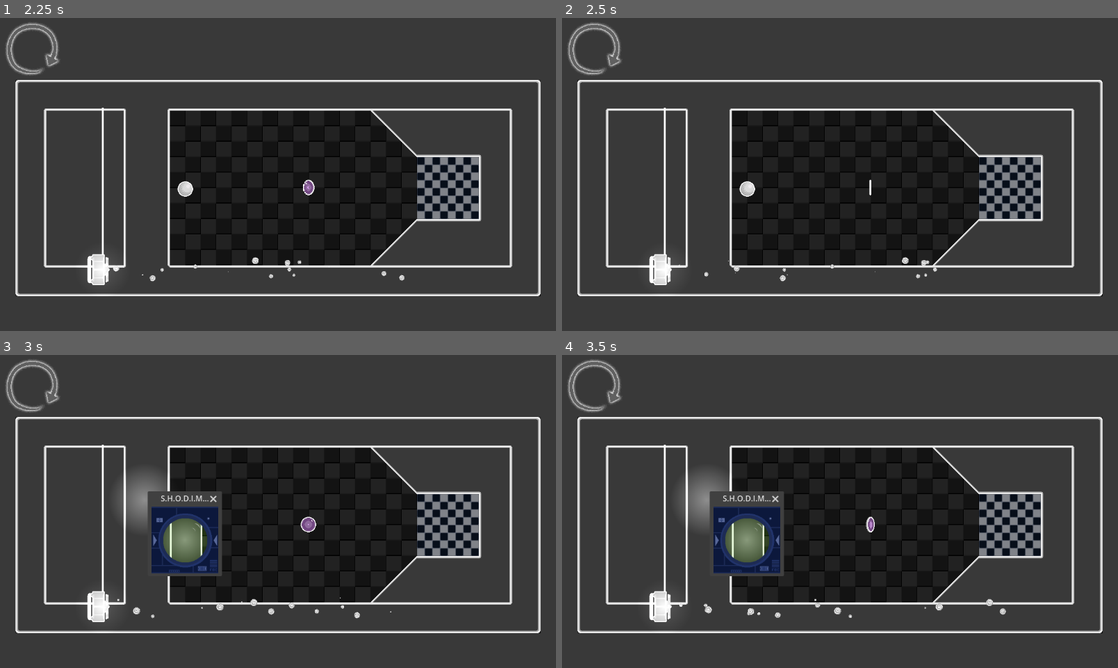
Above: before the commit, frames 1-4 (two rows, left to right).
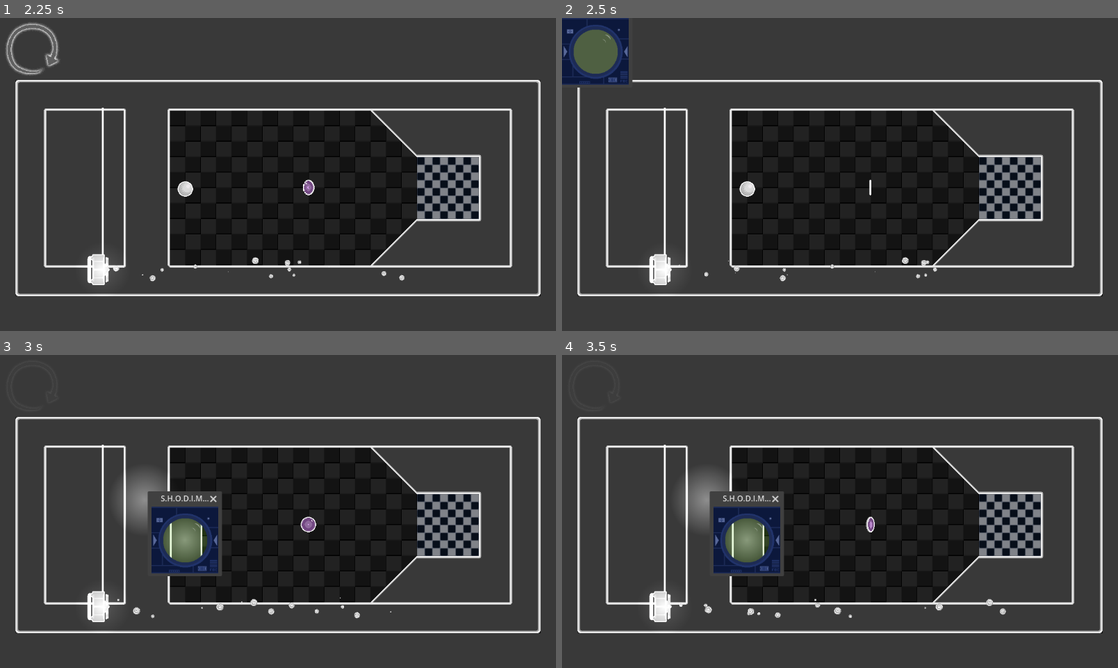
Above: after the commit, the same moments.

Repository: corpusCallosotomy/jamfest2024
Game: Godot game, scene res://scenes/menus/Menu.tscn
Same seed, same stepped clock (60 frames per second), same inputs: the game is played once before the commit and once after it. The engine's default icon, where the game draws it, is replaced by a stand-in: a white triangle on a blue panel in a dark square.
Inputs (mouse positions are in pixels of both pictures, inside the frame that each line leads up to):
- Up to frame 1 (2.25 s): click (55, 187) at 0.5 s; click (144, 174) at 1.25 s; click (33, 49) at 2 s
- Up to frame 2 (2.5 s): no input
- Up to frame 3 (3 s): click (33, 386) at 2.75 s
- Up to frame 4 (3.5 s): no input

Frame 1 is identical in both runs. In frame 2, 2.5% of the frame differs, in the area x 0-13%, y 0-23%; in frame 3, 0.6%; in frame 4, 0.6%.

Commit message:
life is a nightmare
we have not fixed the bug but did build the nva from the ground up

Diff:
--- a/scenes/ball.tscn
+++ b/scenes/ball.tscn
@@ -11,7 +11,7 @@
 z_index = 3
 gravity_scale = 0.0
 contact_monitor = true
-max_contacts_reported = 4
+max_contacts_reported = 16
 linear_damp = 0.5
 script = ExtResource("1_l66w0")
 
--- a/scenes/fan.tscn
+++ b/scenes/fan.tscn
@@ -42,7 +42,6 @@
 texture = ExtResource("2_c3t2x")
 
 [node name="CollisionShape2D" type="CollisionShape2D" parent="Area2D"]
-visible = false
 position = Vector2(99.25, 0)
 shape = SubResource("RectangleShape2D_jvy4l")
 
@@ -77,5 +76,4 @@
 theme_override_styles/slider = SubResource("StyleBoxLine_d5tvb")
 value = 50.0
 
-
 [connection signal="value_changed" from="VSlider" to="." method="_on_v_slider_value_changed"]
--- a/scenes/levels/level_1.tscn
+++ b/scenes/levels/level_1.tscn
@@ -4,7 +4,6 @@
 [ext_resource type="TileSet" uid="uid://d2c752v8cxt3e" path="res://Ethan Contributions/assets/tilesets/walltiles.tres" id="2_0udjk"]
 [ext_resource type="PackedScene" uid="uid://dwqtxc4608rsh" path="res://scenes/ball.tscn" id="3_bkyjv"]
 [ext_resource type="PackedScene" uid="uid://3jqgvtuyggbp" path="res://scenes/fan.tscn" id="4_uoe5l"]
-[ext_resource type="PackedScene" uid="uid://weyi04tb1lql" path="res://scenes/finish.tscn" id="5_bon2n"]
 [ext_resource type="PackedScene" uid="uid://bo3browincqpy" path="res://scenes/Collectible.tscn" id="6_dwbps"]
 
 [node name="Level0" instance=ExtResource("1_wm8j4")]
--- a/scenes/levels/level_2.tscn
+++ b/scenes/levels/level_2.tscn
@@ -8,6 +8,7 @@
 [ext_resource type="PackedScene" uid="uid://bo3browincqpy" path="res://scenes/Collectible.tscn" id="8_j4uo1"]
 
 [node name="Level0" instance=ExtResource("1_xmkjo")]
+nextLevelAddress = "level_1"
 
 [node name="CanvasModulate" parent="." index="1"]
 visible = false
--- a/scenes/levels/levelscript.gd
+++ b/scenes/levels/levelscript.gd
@@ -5,7 +5,7 @@
 @export var nextLevelAddress: String = "level_2"
 var fullNextScene : PackedScene
 
-var nightVisionArray = preload("res://scenes/night_vision.tscn")
+var nightVisionArray = preload("res://scenes/nightvisionarray_healed.tscn")
 @export var NV_start_position : Vector2
 
 var NVGinstance : Node
--- /dev/null
+++ b/scenes/nightvisionarray_healed.tscn
@@ -0,0 +1,42 @@
+[gd_scene load_steps=5 format=3 uid="uid://xmqt62xgt4gl"]
+
+[ext_resource type="Script" path="res://scripts/cameras/NightVisionArray.gd" id="1_5pdwt"]
+[ext_resource type="Texture2D" uid="uid://bmlbbgjwqy5of" path="res://sprites/CameraOverlayPixelArt.png" id="2_g1ple"]
+[ext_resource type="Script" path="res://scripts/cameras/smartCamera.gd" id="3_n1o1g"]
+[ext_resource type="Texture2D" uid="uid://7ebxnxjhx2r1" path="res://sprites/2d_lights_and_shadows_neutral_point_light.webp" id="5_bcsdu"]
+
+[node name="nightvisionarray_Healed" type="Node2D"]
+script = ExtResource("1_5pdwt")
+
+[node name="NightVision" type="Window" parent="."]
+title = "S.H.O.D.I.M.E"
+size = Vector2i(200, 200)
+unresizable = true
+always_on_top = true
+
+[node name="Sprite2D" type="Sprite2D" parent="NightVision"]
+centered = false
+
+[node name="ColorRect" type="ColorRect" parent="NightVision"]
+offset_right = 200.0
+offset_bottom = 200.0
+color = Color(0.376471, 0.870588, 0, 0.137255)
+
+[node name="CamOverlay" type="Sprite2D" parent="NightVision"]
+texture = ExtResource("2_g1ple")
+centered = false
+
+[node name="SubViewport" type="SubViewport" parent="."]
+size = Vector2i(200, 200)
+
+[node name="Camera2D" type="Camera2D" parent="SubViewport" node_paths=PackedStringArray("myWindow")]
+script = ExtResource("3_n1o1g")
+myWindow = NodePath("../../NightVision")
+
+[node name="PointLight2D" type="PointLight2D" parent="SubViewport/Camera2D"]
+energy = 1.5
+texture = ExtResource("5_bcsdu")
+texture_scale = 0.6
+
+[node name="AudioListener2D" type="AudioListener2D" parent="SubViewport/Camera2D"]
+current = true
--- a/scripts/cameras/NightVisionArray.gd
+++ b/scripts/cameras/NightVisionArray.gd
@@ -1,14 +1,26 @@
 extends Node2D
+
+var scaleFactor : float
 
 var startingPosition : Vector2 = Vector2(300,300)
 
 # Called when the node enters the scene tree for the first time.
 func _ready():
+
+	$SubViewport.set_world_2d(get_tree().root.get_world_2d())
+
+
+	scaleFactor = (float(DisplayServer.screen_get_size().x) / 1152)
+	$NightVision.size *= scaleFactor
+	$SubViewport.size*=scaleFactor
+	$SubViewport/Camera2D.zoom*=scaleFactor
+	$NightVision/ColorRect.size*=scaleFactor
+	$NightVision/CamOverlay.scale*=scaleFactor
+
+
 	$SubViewport/Camera2D.pause()
 	await get_tree().create_timer(.5).timeout
-	$SubViewport.subViewportBootup()
-
-
+	#$SubViewport.subViewportBootup()
 	$SubViewport/Camera2D.startingPosition=startingPosition
 	$SubViewport/Camera2D.unpause()
 	$SubViewport/Camera2D.visible=true
@@ -18,6 +30,8 @@
 	setupViewportTexture()
 
 
+
+
 func setupViewportTexture():
 	$NightVision/Sprite2D.texture = $SubViewport.get_texture()
 
--- a/scripts/elements/ball.gd
+++ b/scripts/elements/ball.gd
@@ -18,7 +18,7 @@
 
 
 func _on_body_entered(body):
-	print("body entered")
+	#print("body entered")
 
 	if body.is_in_group("spike") and self.is_in_group("player"):
 
Not shown, added: sounds/coin sfx.wav.import
Not shown, added: sounds/jam sfx - smash.mp3.import
